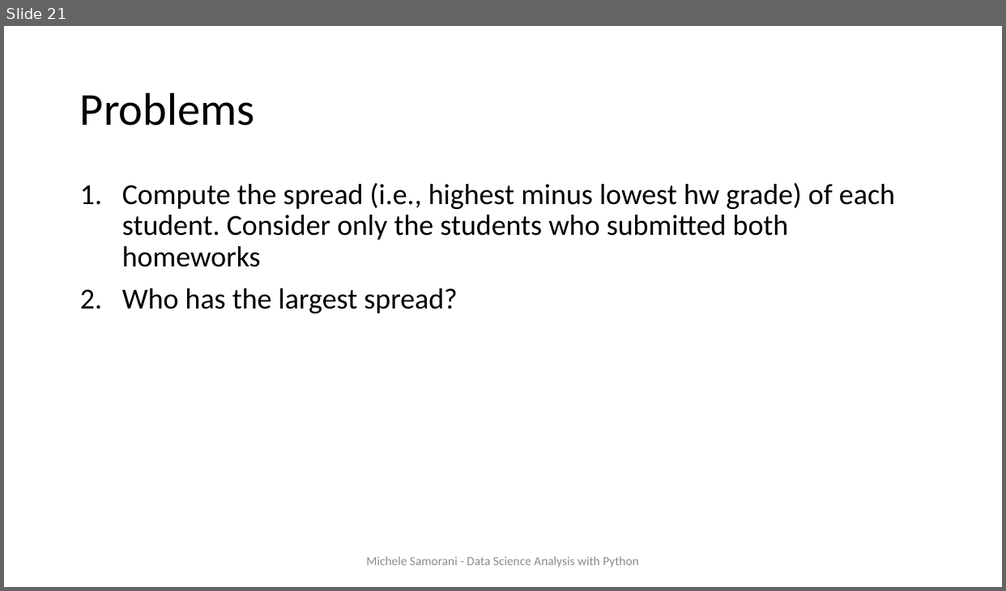
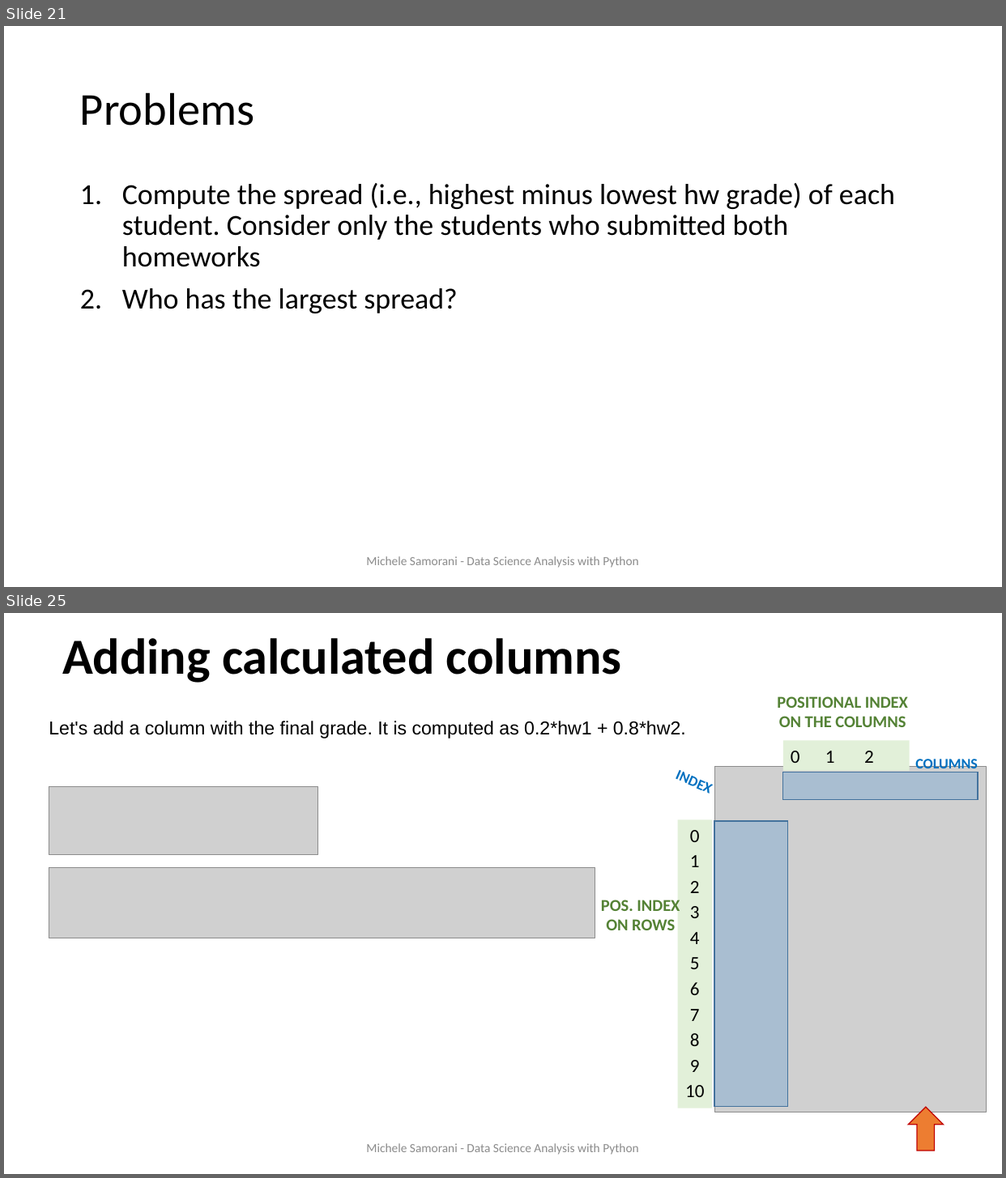
Before and after one commit to samorani/Data-Science-Analysis-with-Python, a slide deck: Module 4 -- pandas.DataFrame/Module 4 DataFrame.pptx. Shown one above the other, each under a label of ours: slide 21 before the commit, slides 21 and 25 after it; the slides between them are not shown. The pictures are 1006x591 and 1006x1178 pixels, drawn with LibreOffice and Linux fonts; fonts in the diff are those of the drawing; grey boxes stand for pictures. Boxes give left, top, right and bottom in pixels: in the first picture for what was removed or moved away, otherwise in the second. Text is boxed around its words. In the diff, an @@ line names an element or a change of style, - is before the commit and + after.

```diff
--- a/Module 4 -- pandas.DataFrame/Module 4 DataFrame.pptx
+++ b/Module 4 -- pandas.DataFrame/Module 4 DataFrame.pptx
@@ slide 25 added at (x1=4, y1=613, x2=1002, y2=1174), background #FFFFFF @@
@@ title added at (x1=62, y1=638, x2=622, y2=683), 48.6 pt, text #000000, bold @@
+Adding calculated columns
@@ text added at (x1=777, y1=696, x2=908, y2=727), 16 pt, text #548235, bold @@
+POSITIONAL INDEX
+ON THE COLUMNS
@@ text added at (x1=49, y1=721, x2=686, y2=739), 18 pt, text #000000 @@
+Let's add a column with the final grade. It is computed as 0.2*hw1 + 0.8*hw2.
@@ rectangle added at (x1=783, y1=740, x2=910, y2=770), fill #E2F0D9, 18 pt, text #000000 @@
+0 1 2
@@ text added at (x1=915, y1=756, x2=978, y2=773), 14 pt, text #0070C0, bold @@
+COLUMNS
@@ text added at (x1=665, y1=760, x2=724, y2=803), 14 pt, text #0070C0, bold @@
+INDEX
@@ picture added at (x1=714, y1=766, x2=986, y2=1112) @@
@@ rectangle added at (x1=782, y1=773, x2=978, y2=800), fill #5B9BD5 at 33% opacity, outline #43739E 1 pt @@
@@ picture added at (x1=49, y1=786, x2=317, y2=855) @@
@@ rectangle added at (x1=678, y1=820, x2=712, y2=1108), fill #E2F0D9, 18 pt, text #000000 @@
+0
+1
+2
+3
+4
+5
+6
+7
+8
+9
+10
@@ rectangle added at (x1=714, y1=821, x2=788, y2=1106), fill #5B9BD5 at 33% opacity, outline #43739E 1 pt @@
@@ picture added at (x1=49, y1=868, x2=595, y2=939) @@
@@ text added at (x1=601, y1=900, x2=680, y2=931), 16 pt, text #548235, bold @@
+POS. INDEX
+ON ROWS
@@ right arrow added at (x1=908, y1=1107, x2=943, y2=1151), fill #ED7D31, outline #C00000 1 pt @@
@@ text added at (x1=366, y1=1144, x2=638, y2=1155), 12 pt, text #8C8C8C @@
+Michele Samorani - Data Science Analysis with Python
```
Also in this commit, not shown: 3 other slides added, 2 other files.
